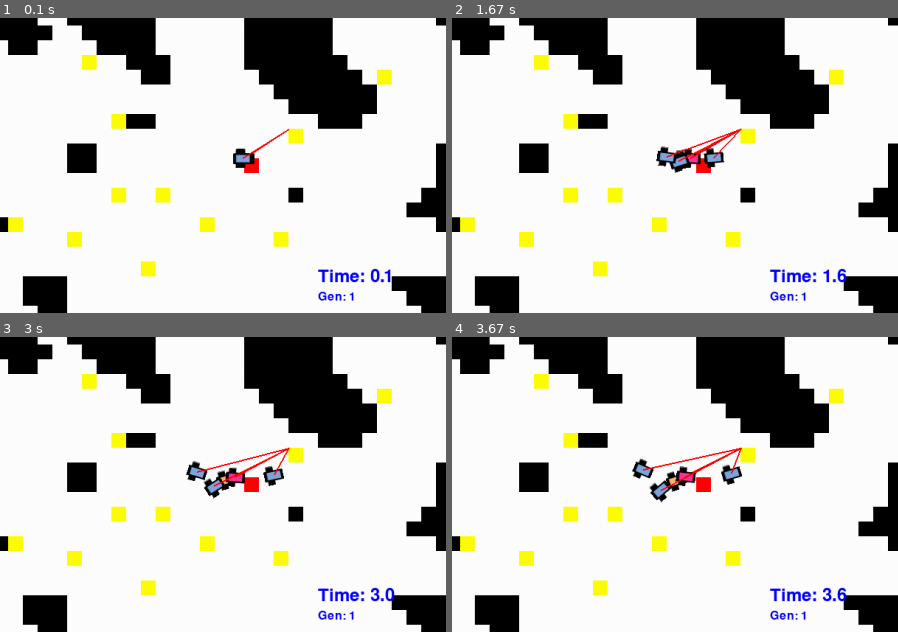
Above: before the commit, frames 1-4 (two rows, left to right).
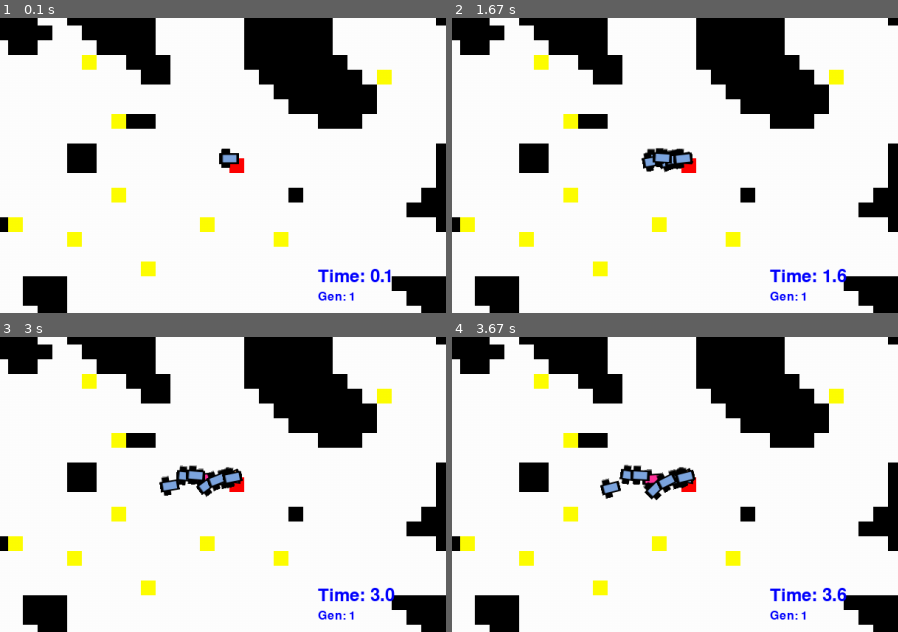
Above: after the commit, the same moments.

Repository: AnishJadoe/bioinspired
Game: pygame game, started from bioinspired/main.py
Same seed, same stepped clock (60 frames per second), same inputs: the game is played once before the commit and once after it.
Inputs:
- Up to frame 1 (0.1 s): no input
- Up to frame 2 (1.67 s): no input
- Up to frame 3 (3 s): no input
- Up to frame 4 (3.67 s): no input
The pictures show only the part of the screen within x 38-88%, y 44-94%; the shares and areas given below are measured in that part.

The runs differ from the first frame. In frame 1, 1.1% of the frame differs, in the area x 34-69%, y 37-63%; in frame 2, 1.8%; in frame 3, 2.3%; in frame 4, 2.6%, in the area x 33-69%, y 37-63%.

Commit message:
Robots can forage, some bugs still remain

Diff:
--- a/bioinspired/main.py
+++ b/bioinspired/main.py
@@ -10,9 +10,9 @@
 from src.utility.constants import *
 # seeds = [30,42,50,70,80,100]
 seeds = [30,42,50]
-epochs = 75
-time = 90 #s
-n_robots = 5
+epochs = 25
+time = 120 #s
+n_robots = 10
 ls_cross_rate = [1]
 ls_mut_rate = [0.8]
 world = "bioinspired/src/world_map/maps/random_map_small.txt"
--- a/bioinspired/manual_mode.py
+++ b/bioinspired/manual_mode.py
@@ -4,7 +4,7 @@
 from src.utility.run_simulation import manual_mode
 
 def draw_func(robot:BaseRobot,wm:WorldMap):
-    draw_next_token(robot.current_target,wm.surf)
+    # draw_next_token(robot.current_target,wm.surf)
     draw_end_pos(wm.end_pos,wm.surf)
     draw_motor_speed(robot,wm.surf)
     # draw_sensor_orientation(robot,wm.surf)
--- a/bioinspired/src/robots/robots.py
+++ b/bioinspired/src/robots/robots.py
@@ -3,7 +3,7 @@
 import pygame
 import numpy as np
 from src.utility.functions import bin_angle, bound, calc_angle, calc_distance, find_closest_cell, find_nearby_obstacles
-from src.world_map.world_map import WorldMap
+from src.world_map.world_map import Target, Tile, WorldMap
 from ..utility.constants import *
 from ..controllers.controllers import ManualController, NeuroController
 
@@ -12,6 +12,16 @@
 
 token_map_cache = {}
 nearby_items_cache = {}
+wall_cache = {}
+token_cache = {}
+
+def find_tile_id(tiles,tile):
+    id_list = [target.id for target in tiles]
+    if tile.id in id_list:
+        return id_list.index(tile.id)
+    else:
+        return -1
+
 def build_token_map(token_locations):
     # Convert token locations to a hashable representation (tuple of coordinates)
     token_key = tuple((token.x, token.y) for token in token_locations)
@@ -29,9 +39,9 @@
 class BaseRobot():
     def __init__(self, startpos, targets,end_target, robot_id, special=False):
         self.id = robot_id
-        self.startpos = startpos
-        self.x = startpos.x
-        self.y = startpos.y
+        self.startpos = startpos.hitbox
+        self.x = startpos.hitbox.x
+        self.y = startpos.hitbox.y
         self.theta = 0
         self.omega = 0
         self.vl = 0
@@ -49,7 +59,9 @@
         self.log_attitude = []
         self.log_rates = []
 
-        self.current_target = self._get_new_task()
+        self.current_target = None
+        self.current_target_id = -1
+
         if end_target:
             self.end_target = end_target
             self.targets.append(end_target)
@@ -81,7 +93,7 @@
         """Function to calculate whetere collisions between the walls and the agent have occured"""
         NO_COLLISIONS = -1
 
-        collided_walls = self.hitbox.collidelist(nearby_obstacles)
+        collided_walls = self.hitbox.collidelist([obstacle.hitbox for obstacle in nearby_obstacles])
         if collided_walls != NO_COLLISIONS: # -1 equals no collision:
             self.collided = True
             return nearby_obstacles[collided_walls]
@@ -170,18 +182,20 @@
 
     def _get_new_task(self):
         if not self.mission_complete:
-            closest_cell_index = find_closest_cell((self.x // CELL_SIZE, self.y // CELL_SIZE), self.targets)
-            next_target = self.targets[closest_cell_index]
-        else:
-            next_target = self.end_target
-        return next_target
-
-    def _find_nearby_items(robot, item_map, world_grid, min_range=3,max_range=4):
+            closest_cell_index = find_closest_cell((self.x // CELL_SIZE, self.y // CELL_SIZE), [target.rect for target in self.targets])
+            self.current_target = self.targets[closest_cell_index]
+            self.current_target_id = closest_cell_index
+        else:
+            self.current_target = self.end_target
+        return
+
+    def _find_nearby_items(robot, item_map, world_grid, item_type, min_range=3,max_range=4, cache=None):
         nearby_items = []
         cell_x = int(robot.x // CELL_SIZE)
         cell_y = int(robot.y // CELL_SIZE)
-        if (cell_x,cell_y) in nearby_items_cache:
-            return nearby_items_cache[(cell_x,cell_y)]
+        if (cell_x,cell_y) in cache:
+            return cache[(cell_x,cell_y)]
+
         min_range_x = max(0, cell_x - min_range)
         max_range_x = min(MAP_DIMS[0], cell_x + max_range)
         min_range_y = max(0, cell_y - min_range)
@@ -189,9 +203,9 @@
 
         for i in range(min_range_x, max_range_x):
             for j in range(min_range_y, max_range_y):
-                if item_map[i][j] == 1:
+                if item_map[i][j] == 1 and (type(world_grid[i][j][0]) == item_type):
                     nearby_items.extend(world_grid[i][j])
-        nearby_items_cache[(cell_x,cell_y)] = nearby_items
+        cache[(cell_x,cell_y)] = nearby_items
         return nearby_items
 
     def _save_state(self, time):
@@ -202,6 +216,7 @@
     def __init__(self, startpos,targets,end_target,robot_id, special=False):
         super().__init__(startpos,targets,end_target,robot_id, special)
         self.controller = ManualController()
+
 
     def _update_state(self, dt: float, wall_collided: pygame.Rect,event):
         if event:
@@ -286,7 +301,8 @@
     def _get_new_task(self):
         if not self.mission_complete:
             closest_cell_index = find_closest_cell((self.x // CELL_SIZE, self.y // CELL_SIZE), self.targets)
-            next_target = self.targets[closest_cell_index]
+            self.current_target = self.targets[closest_cell_index]
+            self.current_target_id = closest_cell_index
             self.shortest_route = round(calc_distance((self.x ,self.y), (next_target.x,next_target.y)))
         else:
             next_target = self.end_target
@@ -326,6 +342,8 @@
     def _move_token(self, token):
         token.x = self.x
         token.y = self.y
+        # token.rect.w = 40
+        # token.rect.h = 40
 
     def _check_task(self):
         '''
@@ -341,13 +359,14 @@
             self.carried_target_id = target_reached
 
         if self.carrying:
+            self._move_token(self.targets[self.carried_target_id])
             back_at_base = (self.x // CELL_SIZE,self.y // CELL_SIZE) in self.base_range
             if back_at_base:
                 print("Got Target at location")
                 self.targets.pop(self.carried_target_id)
                 self.carrying = False
                 self.targets_returned += 1
-                self.current_target = self._get_new_task()
+                self._get_new_task()
         # self.current_target = self._get_new_task()
         return
 
@@ -629,6 +648,35 @@
     def __init__(self,startpos, targets,end_target, robot_id=1, special=False):
         super().__init__(startpos,targets,end_target,robot_id, special)
         self.controller = ManualController()
+        self._get_new_task()
+
+
+    def _check_task(self):
+        '''
+        Function to check if we have collided with a token, when this happens the
+        robot obtains a token
+        '''
+
+        target_reached = self.hitbox.collidelist([target.rect for target in self.targets])
+        if target_reached == -1:
+            return
+
+        if self.current_target == self.targets[target_reached] and not self.carrying:
+            self.targets[target_reached].being_carried = True
+            self.carrying = True
+            self.carried_target_id = target_reached
+            self.current_target = self.startpos
+
+        if self.carrying:
+            self._move_token(self.targets[self.carried_target_id])
+            back_at_base = (self.x // CELL_SIZE,self.y // CELL_SIZE) in  self.base_range
+            if back_at_base:
+                print("Got Target at location")
+                self.targets.pop(self.carried_target_id)
+                self.carrying = False
+                self.targets_returned += 1
+                self._get_new_task()
+        return
 
     def handler(self, dt, nearby_obstacles,event=None):
         self._handle_map_boundaries()
@@ -641,30 +689,75 @@
         def __init__(self, startpos,targets,end_target,robot_id, chromosome,n_hidden=N_HIDDEN, special=False):
             super().__init__(startpos,targets,end_target,robot_id,chromosome,n_hidden, special)
             self.controller = NeuroController(n_hidden=n_hidden, chromosome=chromosome)
-
-        def _check_task(self):
+            self.current_target_id = None
+            self.searching = True
+
+        def _check_task(self, nearby_tokens):
             '''
             Function to check if we have collided with a token, when this happens the
             robot obtains a token
             '''
-            target_reached = self.hitbox.collidelist(self.targets)
-            if target_reached == -1:
+
+            # If robot has not yet picked a spot to go and tokens are in the area
+            if nearby_tokens and self.searching and not self.carrying:
+                self._get_new_task(nearby_tokens)
+                self.searching = False # A Target has been found
                 return
 
-            if self.current_target == self.targets[target_reached] and not self.carrying:
-                self.carrying = True
-                self.carried_target_id = target_reached
-                self.current_target = self.startpos
+            # If target has already been picked up by another robot, this one needs to change its task
+            if self.targets[self.current_target_id].being_carried and not self.carrying:
+                self._get_new_task(nearby_tokens)
+                self.searching = True
+                return
+
+            # Reset if there are no tokens in the area or robot drifted too far
+            if (not nearby_tokens and not self.carrying) \
+                or (abs(self.error_to_goal) >= 2 and not self.carrying):
+                self.searching = True
+                self._get_new_task(nearby_tokens)
+                return
+
+            if nearby_tokens and not self.searching:
+                target_reached = self.hitbox.collidelist([target.hitbox for target in self.targets])
+                if target_reached == -1:
+                    return
+
+                if self.current_target == self.targets[target_reached] and not self.carrying:
+                    self.targets_collected += 1
+                    self.targets[target_reached].being_carried = True
+                    self.carrying = True
+                    self.carried_target_id = target_reached
+                    self.current_target = self.startpos
+                    return
 
             if self.carrying:
                 self._move_token(self.targets[self.carried_target_id])
-                back_at_base = (self.x // CELL_SIZE,self.y // CELL_SIZE) in  self.base_range
+                back_at_base = (self.x // CELL_SIZE,self.y // CELL_SIZE) in self.base_range
                 if back_at_base:
                     print("Got Target at location")
                     self.targets.pop(self.carried_target_id)
                     self.carrying = False
                     self.targets_returned += 1
-                    self.current_target = self._get_new_task()
+                    self._get_new_task(nearby_tokens)
+                    return
+                return
+
+
+        def _get_new_task(self, nearby_tokens):
+
+            if not self.mission_complete:
+                tokens_not_being_carried = [target for target in nearby_tokens if not target.being_carried]
+                closest_cell_index = find_closest_cell((self.x // CELL_SIZE, self.y // CELL_SIZE), [target.hitbox for target in tokens_not_being_carried])
+                if type(closest_cell_index) == int:
+                    self.current_target = tokens_not_being_carried[closest_cell_index]
+                    self.current_target_id = find_tile_id(self.targets, nearby_tokens[closest_cell_index])
+                    self.shortest_route = round(calc_distance((self.x ,self.y), (self.current_target.x,self.current_target.y)))
+                else:
+                    self.current_target = None
+                    self.current_target_id = -1
+            else:
+                self.current_target = None
+                self.current_target_id = -1
             return
 
         def _update_state(self, dt: float, wall_collided: pygame.Rect,time: float):
@@ -702,13 +795,29 @@
                 self.angle_w_goal = -1
                 self.error_to_goal = -1
 
+        def get_reward(self):
+
+            targets_returned = 25 * self.targets_returned
+            targets_collected = 10 * self.targets_collected
+            collided = 0.1*self.collided_w_wall
+            fitness = round(
+            targets_returned
+            # + closeness*W_CLOSE
+            + collided
+            + targets_collected
+            ,2)
+            print(f"-------{self.id}--------")
+            print(f"Tr: {targets_returned}, Tc: {targets_collected}, Col: {collided}")
+            print(f"Fitness: {fitness}")
+            return fitness
+
         def handler(self, dt, world_map:WorldMap, time):
             self._handle_map_boundaries()
 
-            nearby_obstacles = self._find_nearby_items(world_map.wall_map,world_map.spatial_grid)
-            # token_map = build_token_map(self.targets)
-            # nearby_tokens = self._find_nearby_items(token_map,world_map.spatial_grid, min_range=6,max_range=7)
-            self._check_task()
+            nearby_obstacles = self._find_nearby_items(world_map.wall_map,world_map.spatial_grid, cache=wall_cache, item_type=Tile)
+            token_map = build_token_map([target.hitbox for target in self.targets])
+            nearby_tokens = self._find_nearby_items(token_map,world_map.spatial_grid, min_range=6,max_range=7, cache=token_cache, item_type=Target)
+            self._check_task(nearby_tokens)
             wall_collided = self._get_collision(nearby_obstacles)
             self._update_sensors(nearby_obstacles)
             # self._update_mental_map(world_map.wall_map)
--- a/bioinspired/src/utility/run_simulation.py
+++ b/bioinspired/src/utility/run_simulation.py
@@ -39,7 +39,7 @@
     """
 
     wm.build_map()
-    print(f"Walls in map: {len(wm.walls)}")
+    print(f"Tokens in map: {len(wm.tokens)}")
     clock = pygame.time.Clock()
     robots = list()
     pygame.init()
@@ -68,13 +68,12 @@
         clock.tick(30)
         timestamp = (pygame.time.get_ticks()/1000)
 
-        if ((pygame.time.get_ticks() - loadtime)/1000) >= time:
+        if ((pygame.time.get_ticks() - loadtime)/1000) >= time or len(wm.tokens) == 0:
             running = False
 
         for event in pygame.event.get():
             if event.type == pygame.QUIT:
                 running = False
-
         # tanks_empty = [robot.tank_empty for robot in robots]
         # if all(tanks_empty):
         #     all_tanks_empty = True
@@ -93,8 +92,8 @@
             # for cell in robot.visited_cells:
             #     visited_cells.add(cell)
             draw_robot(robot,wm.surf)
-            if token_to_collect:
-                draw_line_to_next_token(robot,token_to_collect,wm.surf)
+            # if token_to_collect:
+            #     draw_line_to_next_token(robot,token_to_collect,wm.surf)
 
         # if token_to_collect:
         #     draw_next_token(tokens_collected[-1], wm.surf)
@@ -116,6 +115,7 @@
         draw_time(wm.surf, ((pygame.time.get_ticks() - loadtime)/1000))
         draw_gen(wm.surf,gen)
         lasttime = pygame.time.get_ticks()
+
         pygame.display.update()
 
     pygame.quit()
@@ -217,24 +217,25 @@
     lasttime = pygame.time.get_ticks()
     loadtime = lasttime
     running = True
-    robot = robot(startpos=(wm.start_pos.x, wm.start_pos.y),targets=wm.tokens, end_target=wm.end_pos)
+    robot = robot(startpos=wm.start_pos,targets=wm.tokens, end_target=wm.end_pos)
     # Simulation loop
     while running:
         if robot.mission_complete:
             print(f"Congrats you won within {(pygame.time.get_ticks()- loadtime)/1000} seconds")
             running=False
         clock.tick(30)
-        wm.update_map()
-
-
+
+
+        wm.update_map()
         nearby_obstacles = find_nearby_obstacles(robot,wm)
         for event in pygame.event.get():
             if event.type == pygame.QUIT:
                 running = False
             robot.handler(nearby_obstacles=nearby_obstacles,dt=dt,event=event)
+
         robot.handler(nearby_obstacles=nearby_obstacles, dt=dt)
 
-
+        draw_line_to_next_token(robot,robot.current_target,wm.surf)
         draw_robot(robot,wm.surf)
         draw_time(wm.surf, (pygame.time.get_ticks()- loadtime)/1000)
         drawfunc(robot,wm)
--- a/bioinspired/src/world_map/maps/random_map_small.txt
+++ b/bioinspired/src/world_map/maps/random_map_small.txt
@@ -23,11 +23,11 @@
 **----------T*----------------------------*******----------*
 **---------------T-------------------------******-----T----*
 **-------***---------T---------T**-----------***-----------*
-**------T-***------------------------------T------------****
+**------T-***-------------------------------------------****
 *---T------***----T---------**-----------------------*******
-*----------T*---T-----------**----------S------------****--*
+*----------T*---T-----------**---------S-------------****--*
 **---------------------------------------------------***---*
-**-----------------------------T--T--------*--------****--T*
+**-----------------------------T-----------*--------****--T*
 **----T--------------------------------------------******--*
 **---------------------*T------------T---------------****--*
 **------------*-------------T-------------T-----------**---*
--- a/bioinspired/src/world_map/world_map.py
+++ b/bioinspired/src/world_map/world_map.py
@@ -2,6 +2,21 @@
 import numpy as np
 from ..utility.constants import *
 
+
+class Tile():
+    def __init__(self, tile, tile_id):
+        self.hitbox = tile
+        self.x = tile.x
+        self.y = tile.y
+        self.id = tile_id
+
+class Target():
+    def __init__(self, target, tile_id):
+        self.hitbox = target
+        self.being_carried = False
+        self.x = target.x
+        self.y = target.y
+        self.id = tile_id
 
 class WorldMap:
     def __init__(self, skeleton_file):
@@ -71,6 +86,7 @@
         return open(file, "r")
 
     def _parse_skeleton_file(self):
+        tile_id = 0
         skeleton_file = self._load_skeleton_file(self.skeleton_file)
         for y, line in enumerate(skeleton_file):
             for x, char in enumerate(line):
@@ -81,42 +97,52 @@
                     self.tile_size
                     )
                 if char == "*":
-                    self._draw_wall(obj)
-                    self.walls.append(obj)
+                    wall = Tile(obj, tile_id)
+                    self._draw_wall(wall)
+                    self.walls.append(wall)
                     self.wall_map[x][y] = 1
-                    self._add_obstacle(obj)
+                    self._add_obstacle(wall)
                 if char == "T":
-                    self._draw_token(obj)
-                    self.tokens.append(obj)
+                    target = Target(obj, tile_id)
+                    self._draw_token(target)
+                    self.tokens.append(target)
                     self.token_map[x][y] = 1
-                    self._add_token(obj)
+                    self._add_token(target)
                 if char == "-":
-                    self._draw_move_tiles(obj)
-                    self.movable_tiles.append(obj)
-                    self._add_movable_tile(obj)
+                    move_tile = Tile(obj, tile_id)
+                    self._draw_move_tiles(move_tile)
+                    self.movable_tiles.append(move_tile)
+                    self._add_movable_tile(move_tile)
                 if char == "S":
-                    self._draw_start_position(obj)
-                    self.start_pos = obj
-                    self._add_start_tile(obj)
+                    start_pos = Tile(obj, tile_id)
+                    self._draw_start_position(start_pos)
+                    self._add_start_tile(start_pos)
+                    self.start_pos = start_pos
                 if char == "E":
-                    self._draw_end_position(obj)
-                    self.end_pos = obj
+                    end_pos = Tile(obj, tile_id)
+                    self._draw_end_position(end_pos)
+                    self.end_pos = end_pos
+                tile_id += 1
         return
 
-    def _draw_wall(self, obj):
-        pygame.draw.rect(self.surf, BLACK, obj)
+    def _draw_wall(self, obj: Tile):
+        pygame.draw.rect(self.surf, BLACK, obj.hitbox)
 
-    def _draw_token(self, obj):
-        pygame.draw.rect(self.surf, YELLOW, obj)
+    def _draw_token(self, obj: Target):
+        if obj.being_carried:
+            obj.hitbox.topleft = (obj.x,obj.y)
+            pygame.draw.rect(self.surf, DARK_GREEN, obj.hitbox)
+        else:
+            pygame.draw.rect(self.surf, YELLOW, obj.hitbox)
 
-    def _draw_move_tiles(self, obj):
-        pygame.draw.rect(self.surf, WHITE, obj)
+    def _draw_move_tiles(self, obj: Tile):
+        pygame.draw.rect(self.surf, WHITE, obj.hitbox)
 
     def _draw_start_position(self, obj: pygame.Rect):
-        pygame.draw.rect(self.surf, RED, obj)
+        pygame.draw.rect(self.surf, RED, obj.hitbox)
 
-    def _draw_end_position(self, obj):
-        pygame.draw.rect(self.surf, ORANGE, obj)
+    def _draw_end_position(self, obj: Tile):
+        pygame.draw.rect(self.surf, ORANGE, obj.hitbox)
 
     def update_map(self):
 
--- /dev/null
+++ b/bioinspired/tempCodeRunnerFile.py
@@ -0,0 +1 @@
+    # draw_next_token(robot.current_target,wm.surf)
